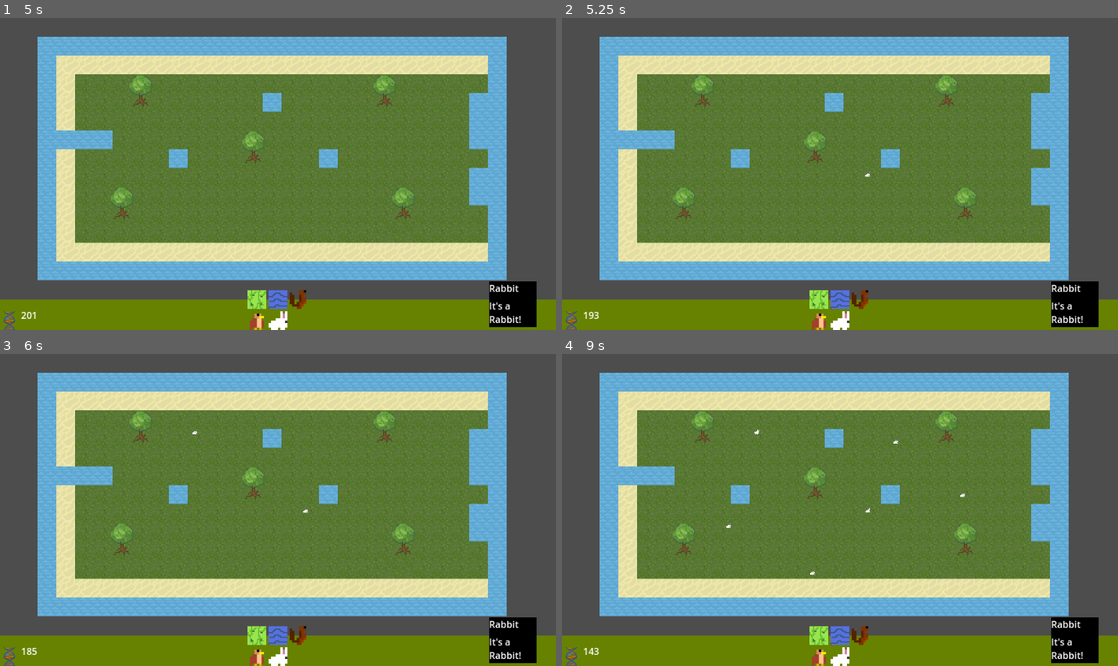
Above: before the commit, frames 1-4 (two rows, left to right).
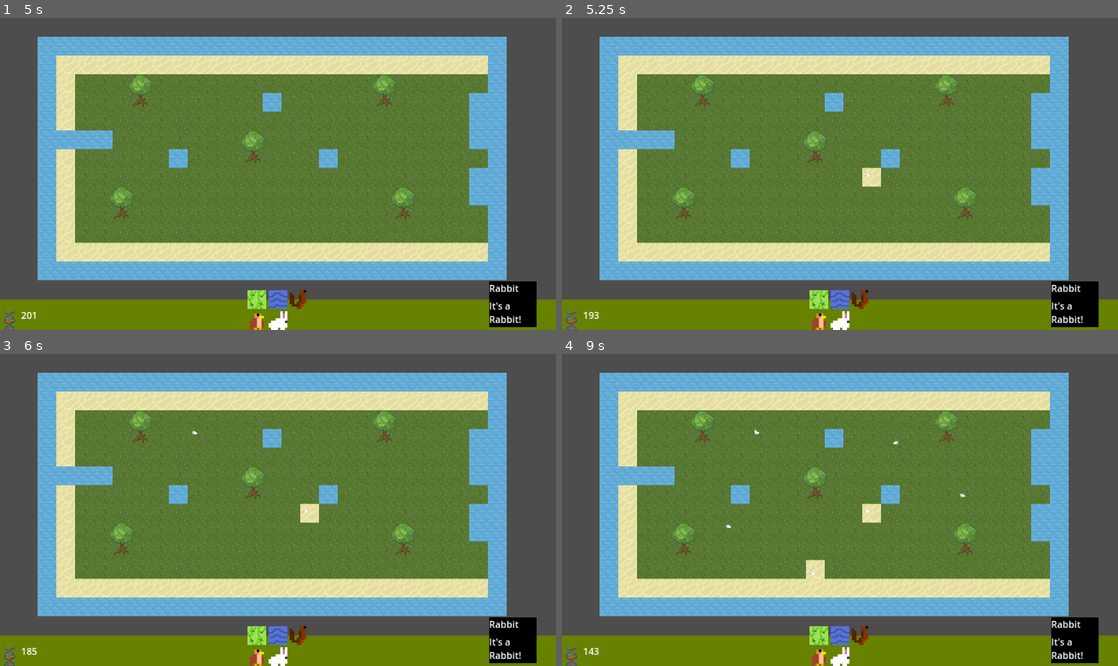
Above: after the commit, the same moments.

Repository: zliebowitz/ld56
Game: Godot game, scene res://Assets/Scripts/title_screen.tscn
The game is run twice, just before and just after one commit, with the same random seed, the same clock (stepped at 60 frames per second) and the same inputs.
Inputs (mouse positions are in pixels of both pictures, inside the frame that each line leads up to):
- Up to frame 1 (5 s): tap Enter at 0.5, 2, 3.5 s; move the mouse to (400, 158) at 0.52 s; click (400, 158) at 0.6 s; tap Space at 1.25, 2.75, 4.25 s; move the mouse to (255, 298) at 1.27 s; click (255, 298) at 1.35 s; move the mouse to (278, 298) at 2.02 s; click (278, 298) at 2.1 s; move the mouse to (300, 298) at 2.77 s; click (300, 298) at 2.85 s; move the mouse to (255, 320) at 3.52 s; click (255, 320) at 3.6 s; move the mouse to (278, 320) at 4.27 s; click (278, 320) at 4.35 s
- Up to frame 2 (5.25 s): move the mouse to (867, 174) at 5.02 s; click (867, 174) at 5.1 s
- Up to frame 3 (6 s): move the mouse to (194, 432) at 5.77 s; click (194, 432) at 5.85 s
- Up to frame 4 (9 s): move the mouse to (962, 494) at 6.52 s; click (962, 494) at 6.6 s; move the mouse to (728, 525) at 7.27 s; click (728, 525) at 7.35 s; move the mouse to (895, 441) at 8.02 s; click (895, 441) at 8.1 s; move the mouse to (812, 572) at 8.77 s; click (812, 572) at 8.85 s

Frame 1 is identical in both runs. In frame 2, 0.2% of the frame differs, in the area x 54-58%, y 47-55%; in frame 3, 0.2%; in frame 4, 0.4%, in the area x 29-73%, y 24-73%.

Commit message:
Added Corpses and Locked Resolution

Diff:
--- a/Assets/Scenes/corpse.tscn
+++ b/Assets/Scenes/corpse.tscn
@@ -1,7 +1,12 @@
-[gd_scene load_steps=2 format=3 uid="uid://bvns4cxxx7p02"]
+[gd_scene load_steps=4 format=3 uid="uid://bvns4cxxx7p02"]
 
-[ext_resource type="Texture2D" uid="uid://onur23p6t6ge" path="res://icon.svg" id="1_xixj3"]
+[ext_resource type="Script" path="res://Assets/Scripts/corpse.gd" id="1_1f22q"]
+[ext_resource type="Texture2D" uid="uid://gx63iok0f2hm" path="res://Graphics/Bones0.png" id="2_ogsqv"]
+[ext_resource type="Texture2D" uid="uid://ceq0my7d4d1x2" path="res://Graphics/Bones1.png" id="3_u8gxq"]
 
 [node name="Corpse" type="Sprite2D"]
-scale = Vector2(0.25, 0.25)
-texture = ExtResource("1_xixj3")
+y_sort_enabled = true
+scale = Vector2(0.5, 0.5)
+script = ExtResource("1_1f22q")
+small_bones = ExtResource("2_ogsqv")
+large_bones = ExtResource("3_u8gxq")
--- a/Assets/Scripts/Animals/Hawk.tscn
+++ b/Assets/Scripts/Animals/Hawk.tscn
@@ -120,6 +120,7 @@
 z_index = 2
 y_sort_enabled = true
 script = ExtResource("1_3ifj2")
+small_animal = false
 state_list = Array[int]([1, 2, 3])
 state_timers = Array[float]([10.0, 5.0, 10.0])
 timed_states = Array[int]([0])
--- a/Assets/Scripts/Animals/animal_base.gd
+++ b/Assets/Scripts/Animals/animal_base.gd
@@ -8,6 +8,8 @@
 
 signal gain_dna(dna_value: int)
 
+#Determines bones on death
+@export var small_animal: bool = true
 # A list of states that the creature will loop through, in order.
 @export var state_list: Array[STATE] = []
 # A list of timers, showing how long each state should last. Should be the same length as the state list
@@ -27,9 +29,11 @@
 @export var food_class : String
 @export var reproduction_site_class : String
 
+
 @onready var tilemap: WorldMapLayer = GlobalManager.tilemap
 @onready var current_state : STATE = initial_state
 @onready var corpse_scene: PackedScene = preload("res://Assets/Scenes/corpse.tscn")
+
 
 var time_in_state : float = 0
 var index: int = 0
@@ -78,6 +82,8 @@
 
 
 func move_towards_destination(delta: float) -> bool:
+	if position.x < 0 or position.y < 0:			#For if the destination is invalid
+		return false
 	if position.distance_to(destination) <= 8:
 		return true
 	position += (position.direction_to(destination)).normalized() * speed * delta
@@ -89,7 +95,8 @@
 
 
 func kill() -> void:
-	var new_corpse = corpse_scene.instantiate()
+	var new_corpse: Corpse = corpse_scene.instantiate()
+	new_corpse.set_bones(small_animal)
 	new_corpse.position = position
 	add_sibling(new_corpse)
 	queue_free()
--- a/Assets/Scripts/Animals/animal_rabbit.gd
+++ b/Assets/Scripts/Animals/animal_rabbit.gd
@@ -3,6 +3,9 @@
 
 var rabbit_scene: PackedScene = preload("res://Assets/Scripts/Animals/Rabbit.tscn")
 @onready var sprite2d = $RabbitAnimation
+
+@export var feed_to_reproduce: int = 3
+@export var ratio_to_strip_grass: float = 0.1
 
 var eat_counter := 0
 var is_waiting = false
@@ -15,6 +18,9 @@
 			destination = tilemap.get_nearest_tile_absolute(position, 0)
 			if move_towards_destination(delta):
 				eat_counter = eat_counter + 1
+				if randf() < ratio_to_strip_grass:
+					var destination_tile = tilemap.get_coord_from_position(destination)
+					tilemap.place_tile(destination_tile, 1)
 				advance_state()
 		STATE.WAIT:
 			if has_time_passed():
@@ -30,7 +36,7 @@
 				move_towards_destination(delta)
 				count += 1
 		STATE.REPRODUCE_IF_ABLE:
-			if eat_counter < 0:
+			if eat_counter < feed_to_reproduce:
 				advance_state()
 				return
 			var near_rabbit = get_nearest_creature(Rabbit)
@@ -53,6 +59,11 @@
 		var unknown_state:
 			print("Got state ", unknown_state," for ", animal_name, ", and does not know what to do!!!")
 
+	var direction = position.angle_to_point(destination)
+	if direction < 0:
+		direction += 2*PI
+	$RabbitAnimation.set_flip_h(direction > PI/2 && direction < 3*PI/2 )
+
 func updateAnimation():
 	match current_state:
 		STATE.SEEK_FOOD:
@@ -62,7 +73,7 @@
 		STATE.RANDOM_WANDERING:
 			sprite2d.play("Run")
 		STATE.REPRODUCE_IF_ABLE:
-			if eat_counter < 0:
+			if eat_counter < feed_to_reproduce:
 				sprite2d.play("Run")
 			else:
 				sprite2d.play("Love")
--- /dev/null
+++ b/Assets/Scripts/corpse.gd
@@ -0,0 +1,11 @@
+class_name Corpse
+extends Sprite2D
+
+@export var small_bones: Texture2D
+@export var large_bones: Texture2D
+
+func set_bones(small_sized: bool = false):
+	if small_sized:
+		texture = small_bones
+	else:
+		texture = large_bones
--- a/project.godot
+++ b/project.godot
@@ -23,6 +23,7 @@
 
 window/size/viewport_width=948
 window/size/viewport_height=533
+window/stretch/mode="viewport"
 
 [input]
 
